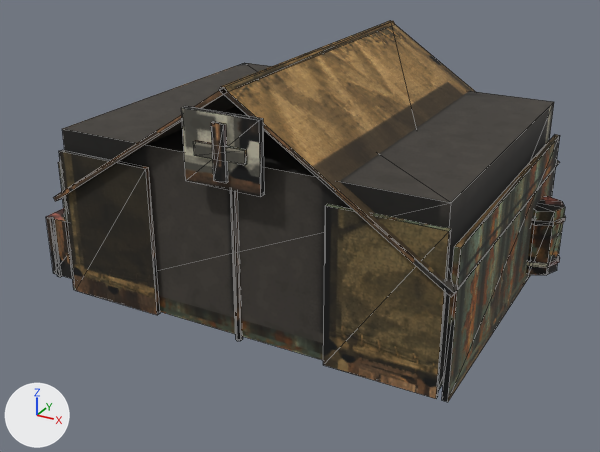
The FBX model Assets/Ash/Resources/Art/Hospital.fbx, before and after one commit.
Both versions are drawn from a camera (50 mm lens) standing at (2.07, -4.01, 2.27) and looking at (0.01, -0.26, 0.4). Every picture has the same lights, and +X, +Y and +Z are marked at lower left. The first picture is the older version. Mesh edges are drawn as thin lines.

The older version as bpy lines, for what is in view:
```python
me_cube_352 = bpy.data.meshes.new('Cube.352')
me_cube_352.from_pydata(...)  # 176 vertices, 280 faces; spans x -1.28..1.29, y -1.02..0.96, z 0.0..1.35
me_cube_352.materials.append(mat_hospitalatlas)
ob_hospital = bpy.data.objects.new('Hospital', me_cube_352)
ob_hospital.location = (0.0, 0.0, 0.0)
```
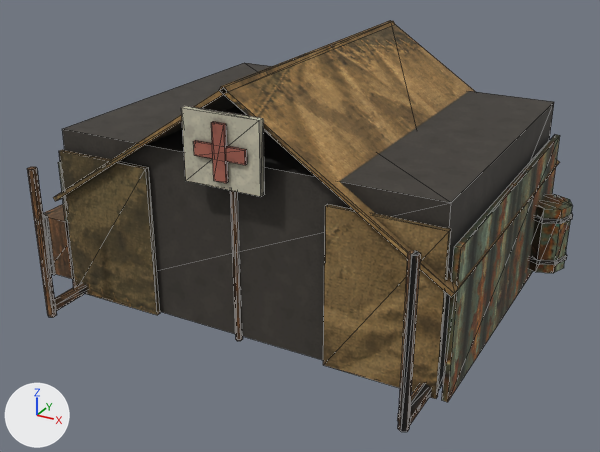
Location of each change, (x1, y1, x2, y2) in pixels of the pictures (600 x 452 px; the box of a moved part takes in the faces that stretch with it):
'Hospital', reshaped (8% taller)
    before: (46, 20, 565, 402)
    after: (27, 20, 573, 432)
part 1 of me_cube_352, added (brown)
    after: (27, 167, 57, 317)
part 2 of me_cube_352, added
    after: (54, 283, 87, 311)
part 3 of me_cube_352, added
    after: (398, 251, 421, 432)
part 4 of me_cube_352, added
    after: (397, 384, 431, 425)
part 5 of me_cube_352, moved or reshaped
    before: (526, 196, 565, 275)
    after: (529, 194, 573, 273)
part 6 of me_cube_352, moved or reshaped
    before: (527, 256, 560, 267)
    after: (530, 255, 567, 265)
part 7 of me_cube_352, moved or reshaped
    before: (532, 215, 565, 226)
    after: (535, 213, 573, 224)
part 8 of me_cube_352, moved or reshaped
    before: (46, 208, 74, 279)
    after: (43, 204, 74, 279)
part 9 of me_cube_352, moved or reshaped
    before: (50, 217, 62, 277)
    after: (44, 215, 55, 275)
part 10 of me_cube_352, surface changed
    both: (53, 21, 560, 402)

The change, as a diff of the scene's bpy script:
```diff
--- a/Assets/Ash/Resources/Art/Hospital.fbx.py
+++ b/Assets/Ash/Resources/Art/Hospital.fbx.py
@@ me_cube_352 @@
 # used by ob_hospital; location = (0.0, 0.0, 0.0)
-me_cube_352.from_pydata(...)  # 176 vertices, 280 faces; spans x -1.28..1.29, y -1.02..0.96, z 0.0..1.35
+me_cube_352.from_pydata(...)  # 224 vertices, 360 faces; spans x -1.33..1.32, y -1.2..0.96, z 0.0..1.35
+# me_cube_352 part 1: a new loose piece, a 6-sided cylinder along z spanning x -1.052..-1.008, y -1.205..-1.155, z 0.0..0.85, in mat_hospitalatlas
+# me_cube_352 part 2: a new loose piece, a 6-sided cylinder along y spanning x -1.06..-1.0, y -1.18..-0.8, z 0.015..0.085, in mat_hospitalatlas
+# me_cube_352 part 3: a new loose piece, a 6-sided cylinder along z spanning x 1.008..1.052, y -1.205..-1.155, z 0.0..0.85, in mat_hospitalatlas
+# me_cube_352 part 4: a new loose piece, a 6-sided cylinder along y spanning x 1.0..1.06, y -1.18..-0.8, z 0.015..0.085, in mat_hospitalatlas
+# me_cube_352 part 5: the loose piece of 16 vertices spanning x 1.02..1.28, y 0.42..0.68, z 0.07..0.47 is moved by (0.03, 0.05, 0.0)
+# me_cube_352 part 6: the loose piece of 16 vertices spanning x 1.01..1.29, y 0.41..0.69, z 0.13..0.15 is moved by (0.03, 0.05, 0.0)
+# me_cube_352 part 7: the loose piece of 16 vertices spanning x 1.01..1.29, y 0.41..0.69, z 0.39..0.41 is moved by (0.03, 0.05, 0.0)
+# me_cube_352 part 8: the loose piece of 8 vertices spanning x -1.28..-0.96, y -0.9..-0.6, z 0.07..0.43 is moved by (-0.05, 0.0, 0.0)
+# me_cube_352 part 9: the loose piece of 8 vertices spanning x -1.24..-1.22, y -0.91..-0.9, z 0.06..0.44 is moved by (-0.05, 0.0, 0.0)
+# me_cube_352 part 10: 155 kept faces spanning x -1.14..1.14, y -1.02..0.96, z 0.0..1.35 get new texture (UV) coordinates
+# other edits to the shape of me_cube_352 do not show in these pictures
 me_cube_352.materials.append(mat_hospitalatlas)
```
